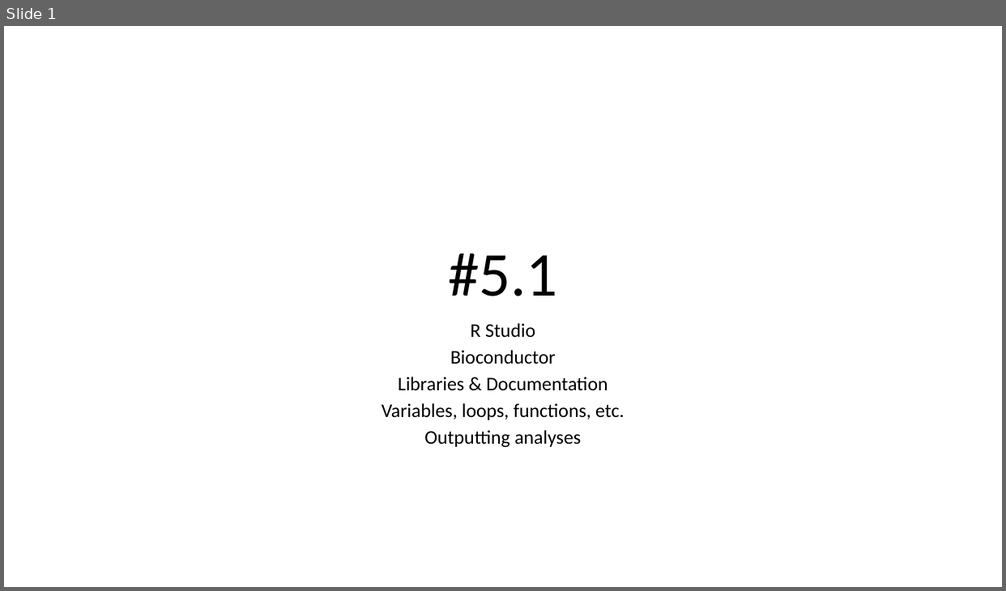
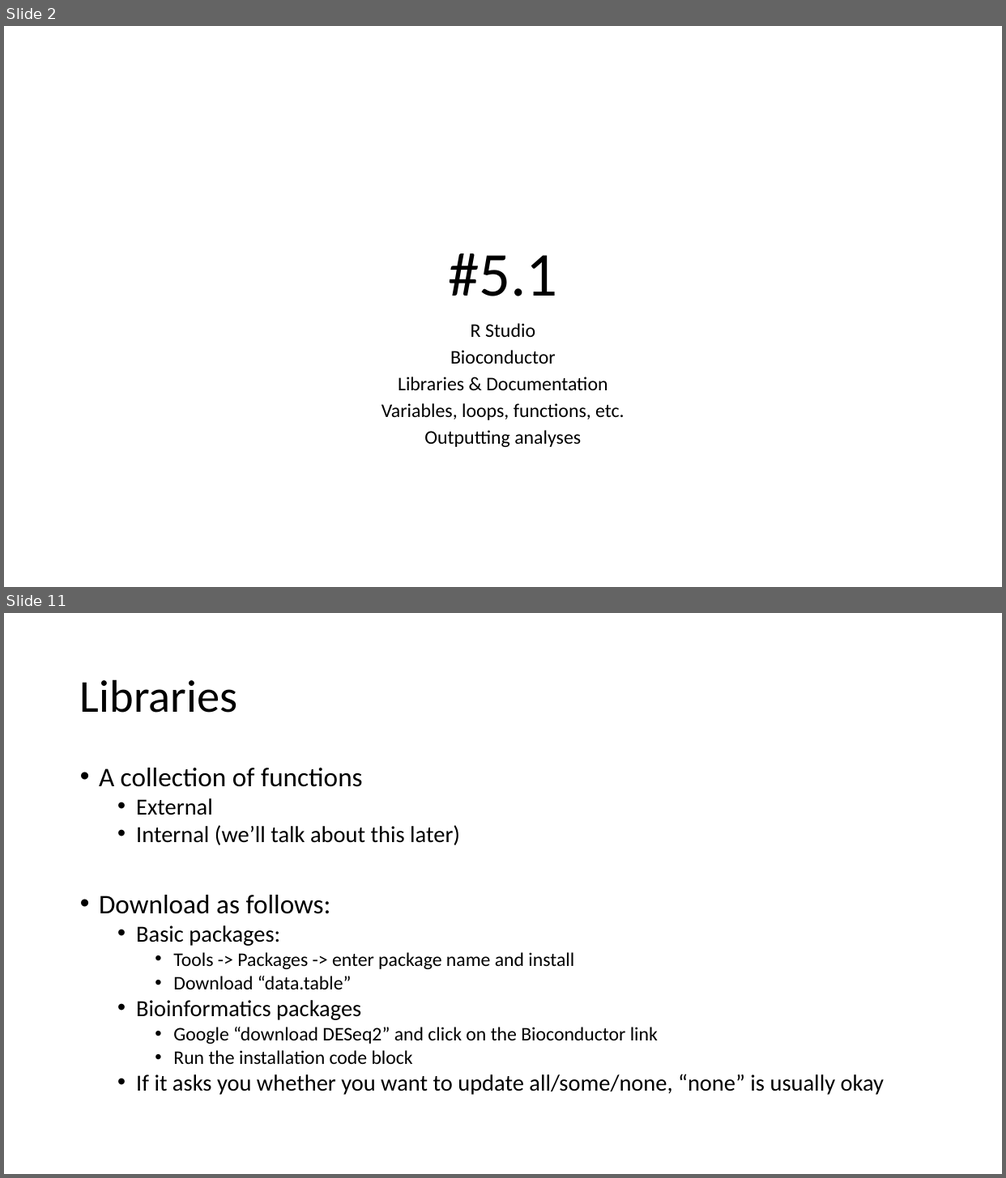
Before and after one commit to j-berg/bioinformatics-bootcamp, a slide deck: class_5_1/class_5_1.pptx. Shown one above the other, each under a label of ours: slide 1 before the commit, slides 2 and 11 after it; the slides between them are not shown. The pictures are 1006x591 and 1006x1178 pixels, drawn with LibreOffice and Linux fonts; fonts in the diff are those of the drawing. Boxes give left, top, right and bottom in pixels: in the first picture for what was removed or moved away, otherwise in the second. Text is boxed around its words. In the diff, an @@ line names an element or a change of style, - is before the commit and + after.

```diff
--- a/class_5_1/class_5_1.pptx
+++ b/class_5_1/class_5_1.pptx
@@ slide 11 added at (4, 613, 1002, 1174), background #FFFFFF @@
@@ title added at (80, 679, 238, 713), 44 pt, text #000000 @@
+Libraries
@@ text added at (99, 768, 884, 1095), 22.2 pt, text #000000 @@
+• A collection of functions
+  • External
+  • Internal (we’ll talk about this later)
+• Download as follows:
+  • Basic packages:
+    • Tools -> Packages -> enter package name and install
+    • Download “data.table”
+  • Bioinformatics packages
+    • Google “download DESeq2” and click on the Bioconductor link
+    • Run the installation code block
+  • If it asks you whether you want to update all/some/none, “none” is usually okay
@@ what was slide 1 is now slide 2 @@
```
Also in this commit, not shown: 29 other slides added, 7 other files.
